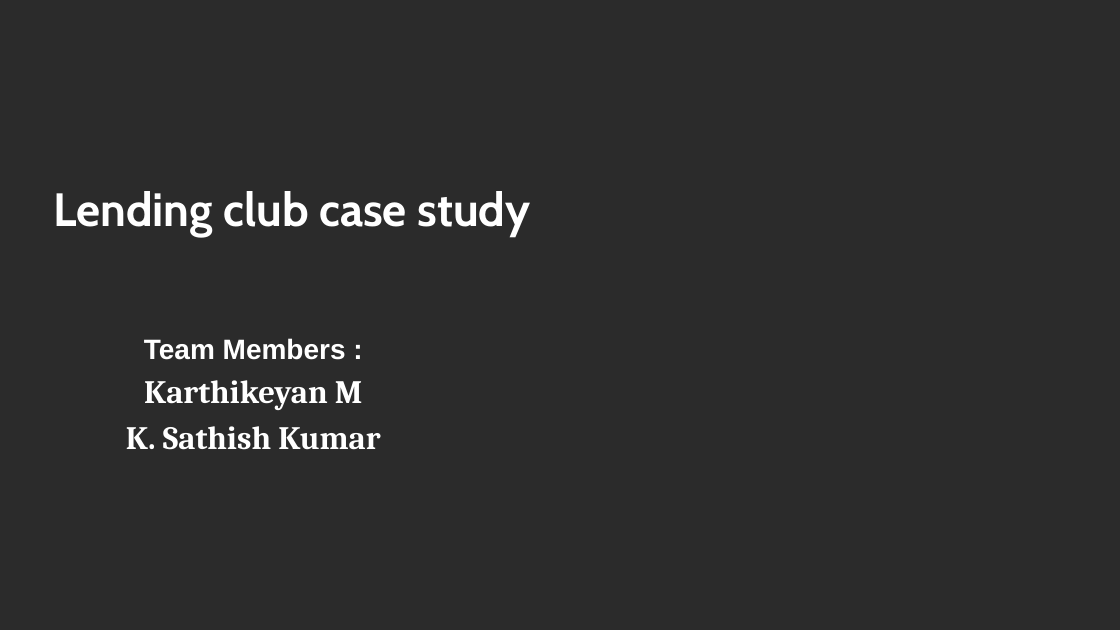
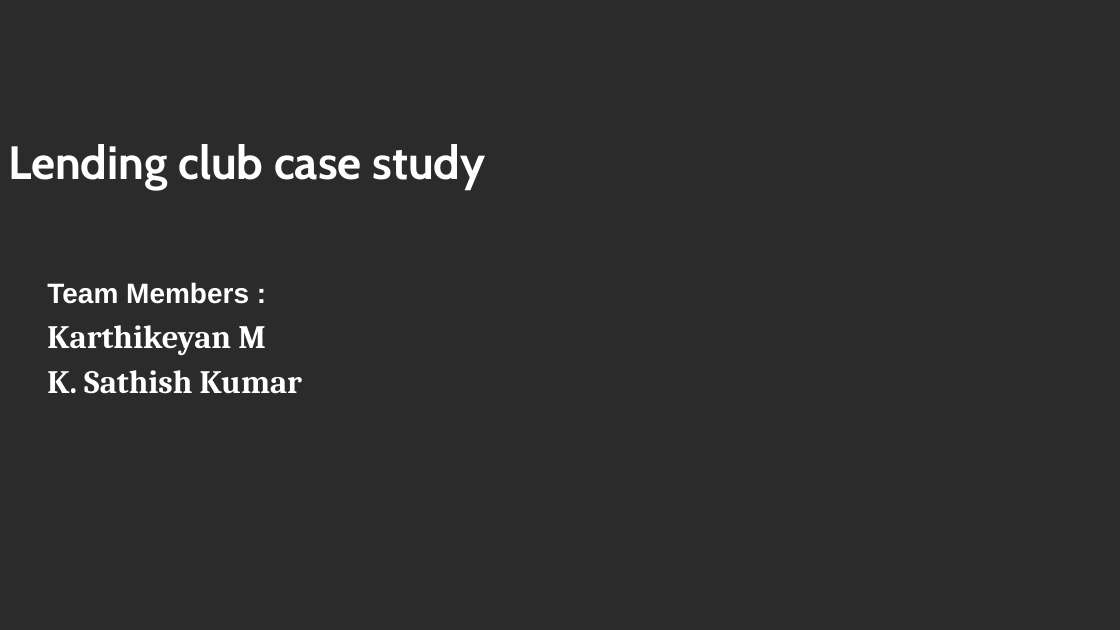
Before and after one commit to itskarthikn/LendingClubCaseStudy, a slide deck: slide 1 of LendingClub_Case_Study.pptx. Drawn at 1120x630 pixels with LibreOffice and Linux fonts; fonts in the diff are those of the drawing; background and template pictures are left out; a plain dark background stands for a picture behind light text. Boxes give left, top, right and bottom in pixels: in the first picture for what was removed or moved away, otherwise in the second. Text is boxed around its words. In the diff, an @@ line names an element or a change of style, - is before the commit and + after.

```diff
--- a/LendingClub_Case_Study.pptx
+++ b/LendingClub_Case_Study.pptx
@@ title "Lending club case study" at box(8, 144, 485, 190): alignment centre to left @@
@@ title "Lending club case study": place and size @@
-title "Lending club case study" at box(53, 191, 530, 238)
+title "Lending club case study" at box(8, 144, 485, 190)
@@ subtitle "Team Members :": place and size @@
-subtitle "Team Members :" at box(126, 338, 380, 450)
+subtitle "Team Members :" at box(47, 282, 302, 394)
@@ subtitle "Team Members :" at box(47, 282, 302, 394): alignment centre to left @@
```
Also in this commit, not shown: 4 other slides changed, 20 slides added, 3 slides removed, 2 other files.
